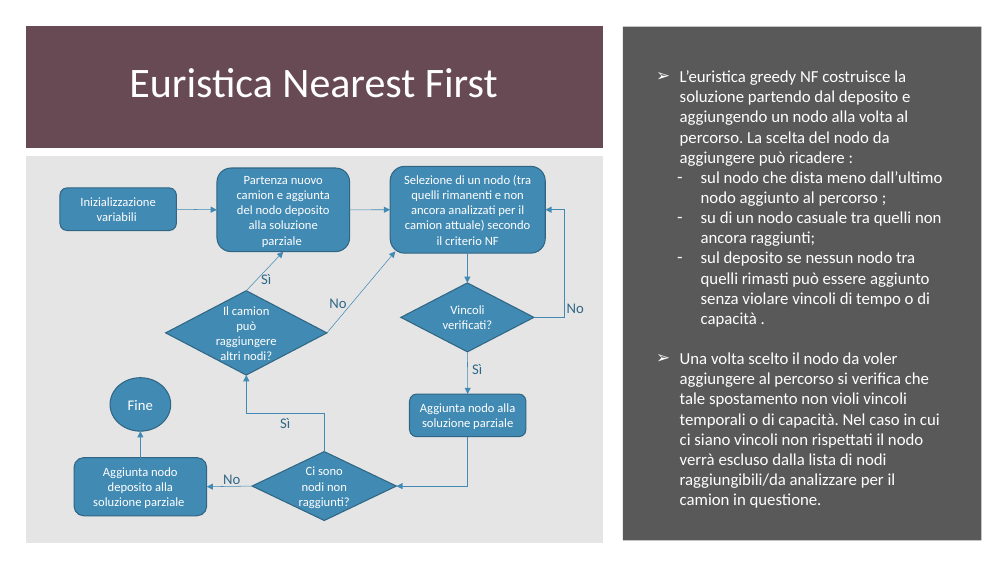
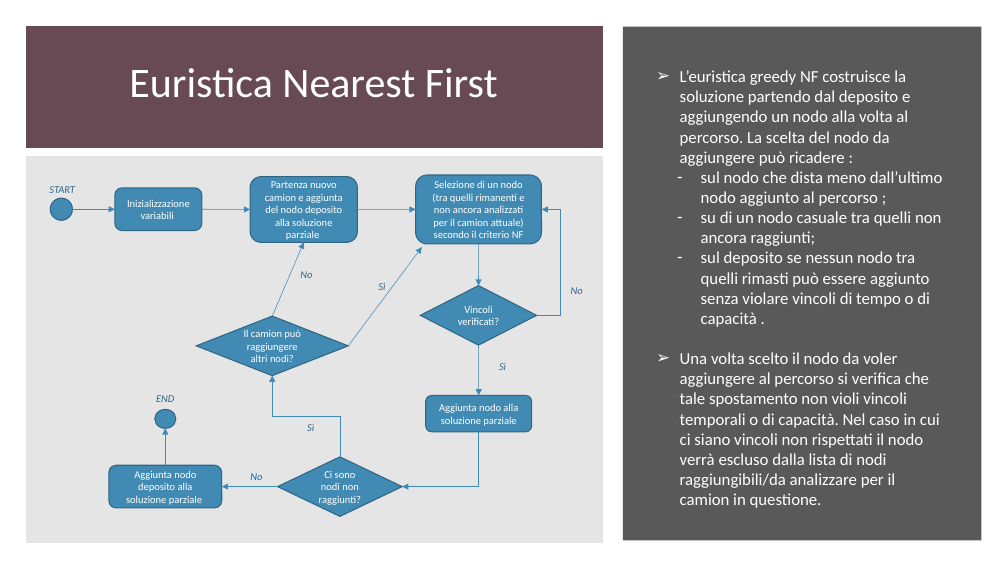
Before and after one commit to gdr-98/Greedy-heuristics-and-genetic-algorithm-for-a-CVRPTW-problem-resolution-, a slide deck: slide 9 of Elaborato.pptx. Drawn at 1008x567 pixels with LibreOffice and Linux fonts; fonts in the diff are those of the drawing. Boxes give left, top, right and bottom in pixels: in the first picture for what was removed or moved away, otherwise in the second. Text is boxed around its words. In the diff, an @@ line names an element or a change of style, - is before the commit and + after.

```diff
--- a/Elaborato.pptx
+++ b/Elaborato.pptx
@@ rounded rectangle "Partenza nuovo camion e aggiunta ...": place and size @@
-rounded rectangle "Partenza nuovo camion e aggiunta ..." at bbox=[217, 168, 350, 252]
+rounded rectangle "Partenza nuovo camion e aggiunta ..." at bbox=[250, 177, 358, 243]
@@ rounded rectangle "Selezione di un nodo (tra ...": place and size @@
-rounded rectangle "Selezione di un nodo (tra ..." at bbox=[390, 166, 545, 253]
+rounded rectangle "Selezione di un nodo (tra ..." at bbox=[416, 175, 541, 243]
@@ group added at bbox=[49, 186, 174, 402]: 2 texts, 1 ellipse, 1 arrow @@
+END
+START
@@ size 12 to 10 pt in 8 elements at bbox=[426, 395, 532, 432], bbox=[420, 286, 537, 346], bbox=[278, 457, 402, 516], bbox=[416, 175, 541, 243], bbox=[250, 177, 358, 243], bbox=[109, 465, 222, 507], bbox=[197, 316, 349, 376], bbox=[115, 188, 202, 231] @@
@@ rounded rectangle "Inizializzazione variabili": place and size @@
-rounded rectangle "Inizializzazione variabili" at bbox=[60, 188, 176, 231]
+rounded rectangle "Inizializzazione variabili" at bbox=[115, 188, 202, 231]
@@ arrow moved from (176, 209) - (217, 210) to (202, 209) - (250, 209) @@
@@ arrow moved from (350, 210) - (390, 209) to (358, 209) - (416, 209) @@
@@ elbow arrow moved from (534, 318) - (545, 209) to (537, 315) - (541, 209) @@
@@ arrow moved from (247, 291) - (284, 252) to (272, 316) - (304, 243) @@
@@ text "No": place and size @@
-text "No" at bbox=[329, 298, 346, 313]
+text "No" at bbox=[300, 271, 312, 278]
@@ arrow moved from (327, 333) - (395, 251) to (349, 346) - (422, 247) @@
@@ arrow moved from (467, 243) - (467, 283) to (479, 244) - (479, 286) @@
@@ size 14 to 10 pt, italic on in 5 elements at bbox=[499, 363, 506, 370], bbox=[571, 287, 583, 294], bbox=[307, 424, 314, 431], bbox=[300, 271, 312, 278], bbox=[378, 283, 385, 290] @@
@@ text "Sì": place and size @@
-text "Sì" at bbox=[261, 271, 271, 284]
+text "Sì" at bbox=[378, 283, 385, 290]
@@ diamond "Vincoli verificati?": place and size @@
-diamond "Vincoli verificati?" at bbox=[401, 283, 534, 352]
+diamond "Vincoli verificati?" at bbox=[420, 286, 537, 346]
@@ text "No": place and size @@
-text "No" at bbox=[567, 303, 584, 313]
+text "No" at bbox=[571, 287, 583, 294]
@@ diamond "Il camion può raggiungere altri ...": place and size @@
-diamond "Il camion può raggiungere altri ..." at bbox=[166, 291, 327, 376]
+diamond "Il camion può raggiungere altri ..." at bbox=[197, 316, 349, 376]
@@ text "Sì": place and size @@
-text "Sì" at bbox=[472, 364, 482, 374]
+text "Sì" at bbox=[499, 363, 506, 370]
@@ arrow moved from (467, 352) - (468, 394) to (479, 346) - (479, 395) @@
@@ elbow arrow moved from (324, 451) - (247, 375) to (340, 457) - (272, 376) @@
@@ text in ellipse at bbox=[128, 400, 153, 410]: text removed @@
-Fine
@@ ellipse: place and size @@
-ellipse at bbox=[110, 378, 171, 432]
+ellipse at bbox=[155, 410, 176, 429]
@@ text "Sì": place and size @@
-text "Sì" at bbox=[280, 418, 290, 428]
+text "Sì" at bbox=[307, 424, 314, 431]
@@ rounded rectangle "Aggiunta nodo alla soluzione parziale": place and size @@
-rounded rectangle "Aggiunta nodo alla soluzione parziale" at bbox=[410, 394, 526, 436]
+rounded rectangle "Aggiunta nodo alla soluzione parziale" at bbox=[426, 395, 532, 432]
@@ arrow moved from (141, 457) - (141, 431) to (166, 465) - (166, 429) @@
@@ elbow arrow moved from (468, 437) - (396, 486) to (479, 432) - (402, 487) @@
@@ rounded rectangle "Aggiunta nodo deposito alla soluzione ...": place and size @@
-rounded rectangle "Aggiunta nodo deposito alla soluzione ..." at bbox=[74, 457, 207, 516]
+rounded rectangle "Aggiunta nodo deposito alla soluzione ..." at bbox=[109, 465, 222, 507]
@@ text "No": place and size @@
-text "No" at bbox=[223, 474, 240, 487]
+text "No" at bbox=[250, 473, 262, 480]
@@ text "No" at bbox=[250, 473, 262, 480]: size 14 to 10 pt, text colour #316886 to #0070C0, italic on @@
@@ diamond "Ci sono nodi non raggiunti?": place and size @@
-diamond "Ci sono nodi non raggiunti?" at bbox=[253, 451, 397, 520]
+diamond "Ci sono nodi non raggiunti?" at bbox=[278, 457, 402, 516]
@@ arrow moved from (253, 486) - (206, 487) to (278, 487) - (222, 487) @@
```
Also in this commit, not shown: 8 other slides changed, 5 slides added.
